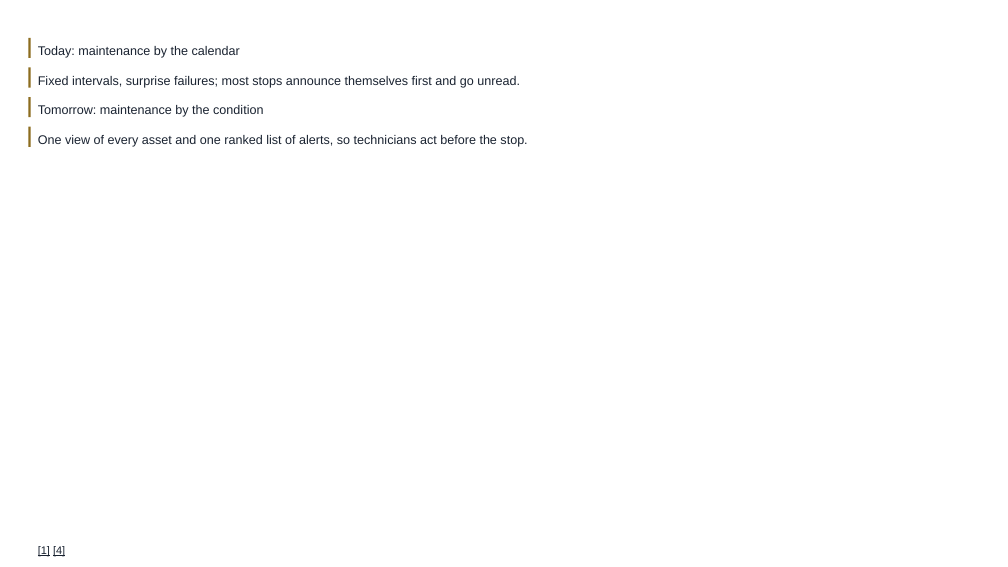
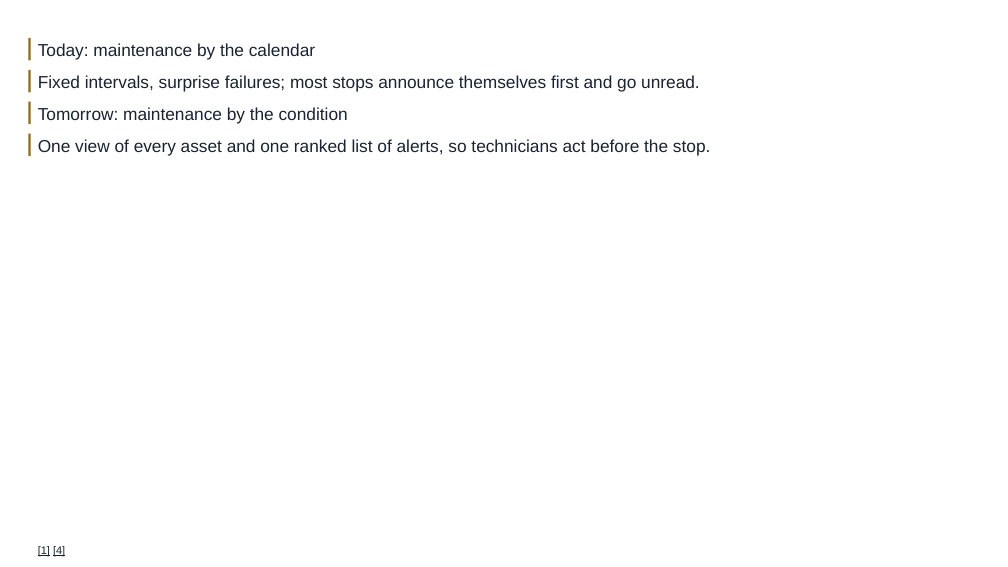
Before and after one commit to cogni-work/insight-wave, a slide deck: slide 3 of cogni-publishing/docs/design-verify-proof/boardroom/pptx/deck.pptx. Drawn at 1008x567 pixels with LibreOffice and Linux fonts; fonts in the diff are those of the drawing. Boxes give left, top, right and bottom in pixels: in the first picture for what was removed or moved away, otherwise in the second. Text is boxed around its words. In the diff, an @@ line names an element or a change of style, - is before the commit and + after.

```diff
--- a/cogni-publishing/docs/design-verify-proof/boardroom/pptx/deck.pptx
+++ b/cogni-publishing/docs/design-verify-proof/boardroom/pptx/deck.pptx
@@ 3 rectangles: place and size @@
-3 rectangles at [29,67,31,147]
+3 rectangles at [29,70,31,157]
@@ size 12 to 16.5 pt; line spacing 19.2pt to 21.4pt in 4 elements at [38,43,315,60], [38,75,700,92], [38,107,348,124], [38,139,710,156] @@
```
Also in this commit, not shown: 1 other slide changed, 41 other files.
